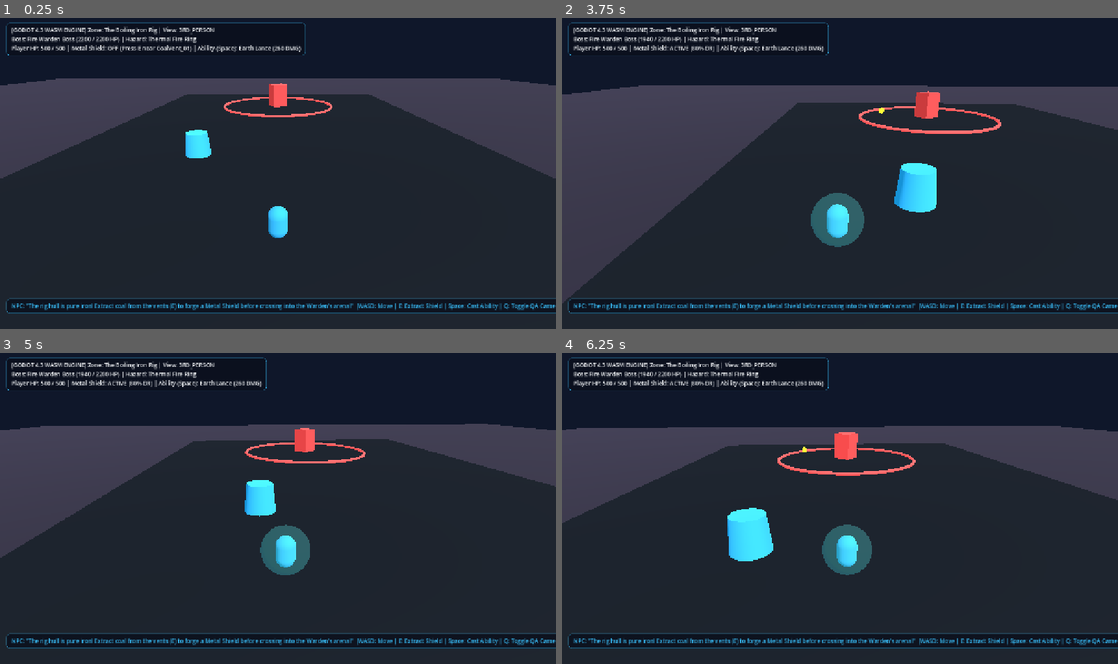
Above: before the commit, frames 1-4 (two rows, left to right).
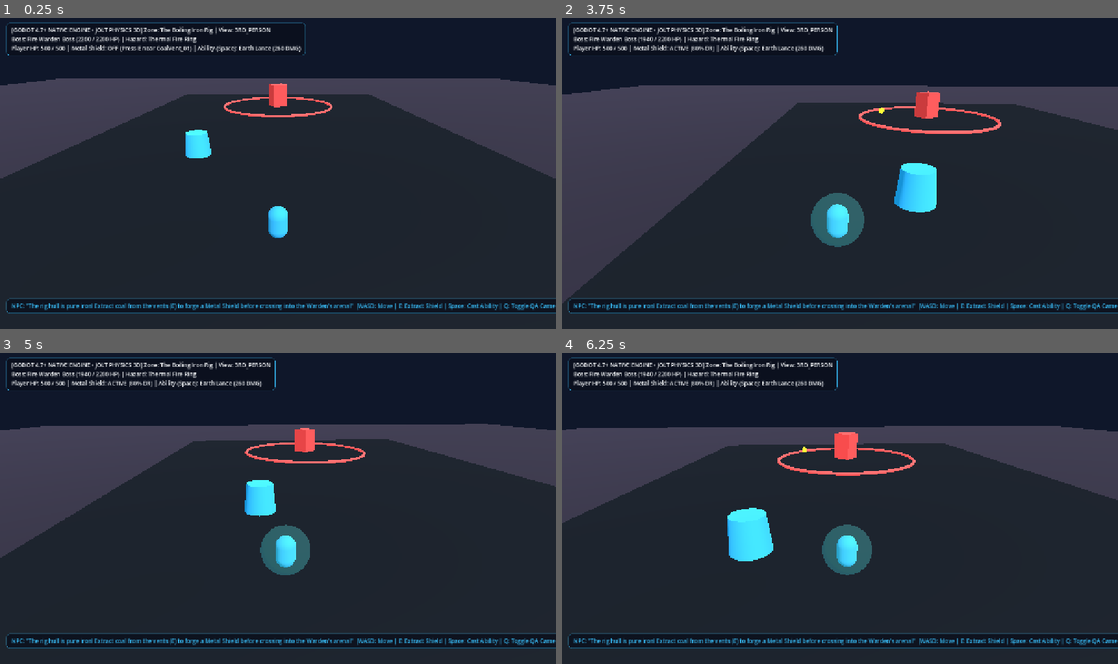
Above: after the commit, the same moments.

Repository: sejori/playable-client
Game: Godot game, scene res://scenes/zones/fire_prison_rig.tscn
The game is run twice, just before and just after one commit, with the same random seed, the same clock (stepped at 60 frames per second) and the same inputs.
Inputs (mouse positions are in pixels of both pictures, inside the frame that each line leads up to):
- Up to frame 1 (0.25 s): no input
- Up to frame 2 (3.75 s): move the mouse to (812, 235) at 0.52 s; hold W (move_forward) 0.53-2.03 s; tap one key every 0.75 s from 0.6 s: Space (ability_primary) E (ability_secondary) V (voice_architect_ptt) Space (ability_primary) E (ability_secondary); click (812, 235) at 0.67 s; move the mouse to (1006, 220) at 1.27 s; move the mouse to (673, 126) at 2.02 s; hold A (move_left) 2.03-3.53 s; move the mouse to (867, 173) at 2.77 s; click (867, 173) at 2.92 s; move the mouse to (756, 95) at 3.52 s; hold S (move_back) from 3.53 s (still down)
- Up to frame 3 (5 s): move the mouse to (400, 492) at 4.27 s; release S (move_back) at 4.28 s; hold D (move_right) from 4.28 s (still down); tap V (voice_architect_ptt) at 4.35 s
- Up to frame 4 (6.25 s): move the mouse to (728, 524) at 5.02 s; release D (move_right) at 5.03 s; hold W (move_forward) 5.03-5.78 s; tap Space (ability_primary) at 5.1 s; click (728, 524) at 5.17 s; move the mouse to (895, 440) at 5.77 s; hold D (move_right) from 5.78 s (still down); tap E (ability_secondary) at 5.85 s

The runs differ from the first frame. In frame 1, 0.4% of the frame differs, in the area x 7-49%, y 2-6%; in frame 2, 0.5%, in the area x 7-50%, y 1-13%; in frame 3, 0.5%; in frame 4, 0.5%.

Commit message:
feat(engine): upgrade engine config to Godot 4.7+ (JoltPhysics3D, Forward Plus)

Diff:
--- a/project.godot
+++ b/project.godot
@@ -72,11 +72,11 @@
 
 [physics]
 
-3d/physics_engine="DEFAULT"
+3d/physics_engine="JoltPhysics3D"
 3d/default_gravity=9.8
 common/physics_ticks_per_second=60
 
 [rendering]
 
-renderer/rendering_method="gl_compatibility"
-renderer/rendering_method.mobile="gl_compatibility"
+renderer/rendering_method="forward_plus"
+renderer/rendering_method.mobile="mobile"
--- a/scripts/controllers/player_controller.gd
+++ b/scripts/controllers/player_controller.gd
@@ -1,6 +1,6 @@
 extends CharacterBody3D
 ## player_controller.gd
-## 3rd-Person CharacterBody3D controller with Godot 4.6+ native IKModifier3D foot placement
+## 3rd-Person CharacterBody3D controller with Godot 4.7+ native IKModifier3D foot placement
 ## and elemental metal/earth bending abilities.
 
 const MOVE_SPEED: float = 9.0
--- a/scripts/zones/fire_prison_controller.gd
+++ b/scripts/zones/fire_prison_controller.gd
@@ -313,7 +313,7 @@
 	if _hud_label != null:
 		var mode_tag := "QUAD_DEBUG (Top-Down)" if quad_debug_enabled else "3RD_PERSON"
 		_hud_label.text = (
-			"[GODOT 4.3 WASM ENGINE] Zone: %s | View: %s\n" % [zone_title, mode_tag]
+			"[GODOT 4.7+ NATIVE ENGINE • JOLT PHYSICS 3D] Zone: %s | View: %s\n" % [zone_title, mode_tag]
 			+ "Boss: %s (%d / %d HP) | Hazard: %s\n" % [warden_name, int(warden_hp), int(warden_max_hp), hazard_name]
 			+ "Player HP: %d / 500 | Metal Shield: %s | Ability (Space): %s (%d DMG)" % [
 				player_hp_val,
Not shown, changed: export_presets.cfg
Not shown, changed: CLAUDE.md
Not shown, changed: README.md
